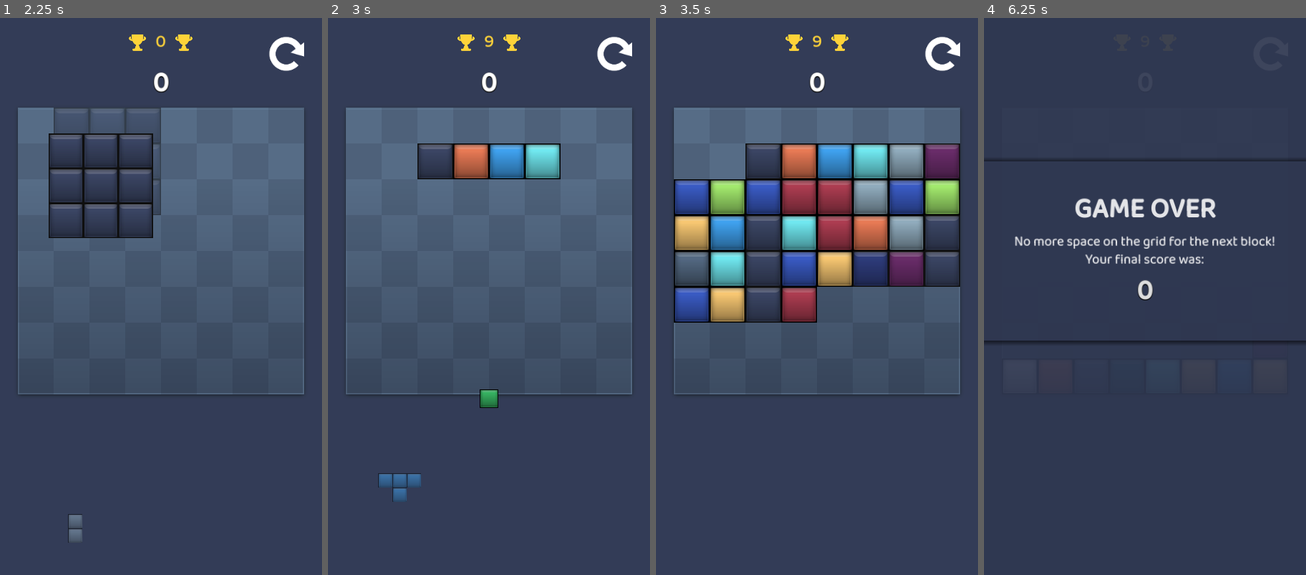
Above: before the commit, frames 1-4 (left to right).
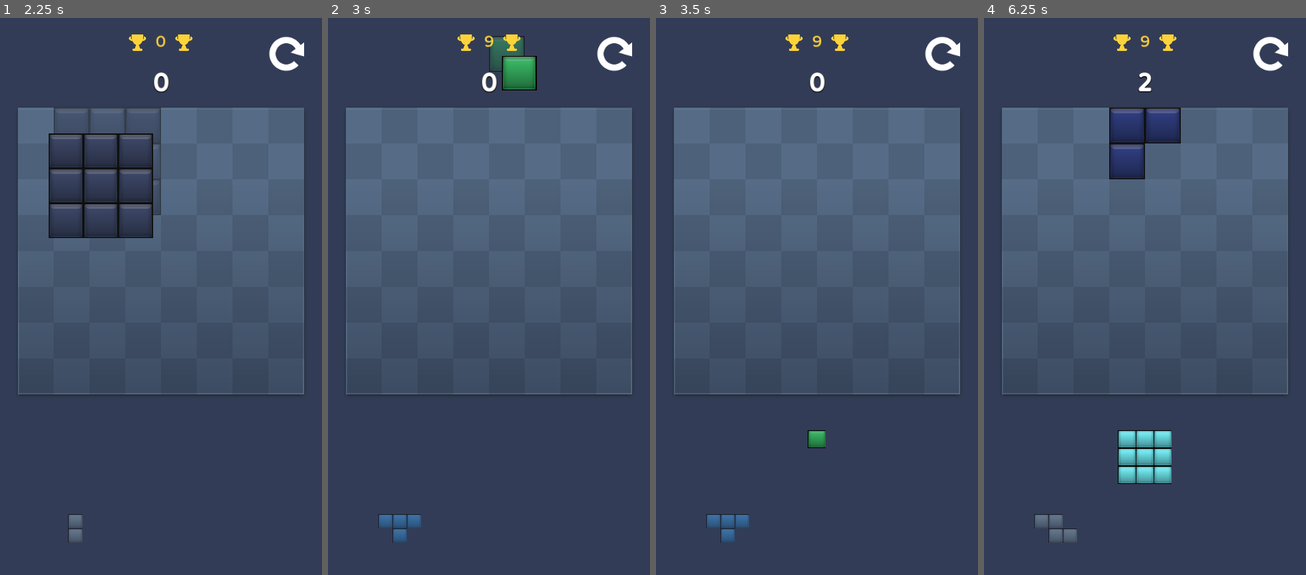
Above: after the commit, the same moments.

Repository: Revelnaut/blokki
Game: Godot game, scene res://intro.tscn
Same seed, same stepped clock (60 frames per second), same inputs: the game is played once before the commit and once after it.
Inputs (mouse positions are in pixels of both pictures, inside the frame that each line leads up to):
- Up to frame 1 (2.25 s): tap Enter at 0.5 s; move the mouse to (231, 274) at 0.52 s; hold Up 0.53-1.25 s; tap Space at 0.6, 0.77, 1.07, 2, 2.1 s; click (231, 274) at 0.67 s; click (286, 51) at 1.25 s; move the mouse to (96, 335) at 2.02 s; hold Down from 2.03 s (still down); click (96, 335) at 2.17 s
- Up to frame 2 (3 s): tap Space at 2.27, 2.57, 2.85 s; tap Enter at 2.75 s; move the mouse to (521, 179) at 2.77 s; release Down at 2.78 s; hold Up from 2.78 s (still down); click (521, 179) at 2.92 s
- Up to frame 3 (3.5 s): keep holding Up
- Up to frame 4 (6.25 s): move the mouse to (1128, 419) at 3.52 s; tap Space at 3.6, 3.77, 4.07, 4.35, 4.52, 4.82, 5.1, 5.27, 5.57, 5.85 s; click (1128, 419) at 3.67 s; move the mouse to (1241, 391) at 4.27 s; release Up at 4.28 s; hold Down from 4.28 s (still down); click (1241, 391) at 4.42 s; move the mouse to (1048, 218) at 5.02 s; click (1048, 218) at 5.17 s; move the mouse to (1161, 302) at 5.77 s; click (1161, 302) at 5.92 s

Frame 1 is identical in both runs. In frame 2, 4.9% of the frame differs, in the area x 15-73%, y 3-95%; in frame 3, 23%; in frame 4, 38%, in the area x 0-100%, y 2-95%.

Commit message:
Add export presets back to the project

Diff:
--- a/main.gd
+++ b/main.gd
@@ -81,8 +81,8 @@
 				generate_random_pattern()
 			if event.keycode == KEY_UP:
 				new_game()
-			if event.keycode == KEY_SPACE:
-				force_game_over = true
+			#if event.keycode == KEY_SPACE:
+				#force_game_over = true
 
 	if input_enabled == false:
 		return
Not shown, added: export_presets.cfg
